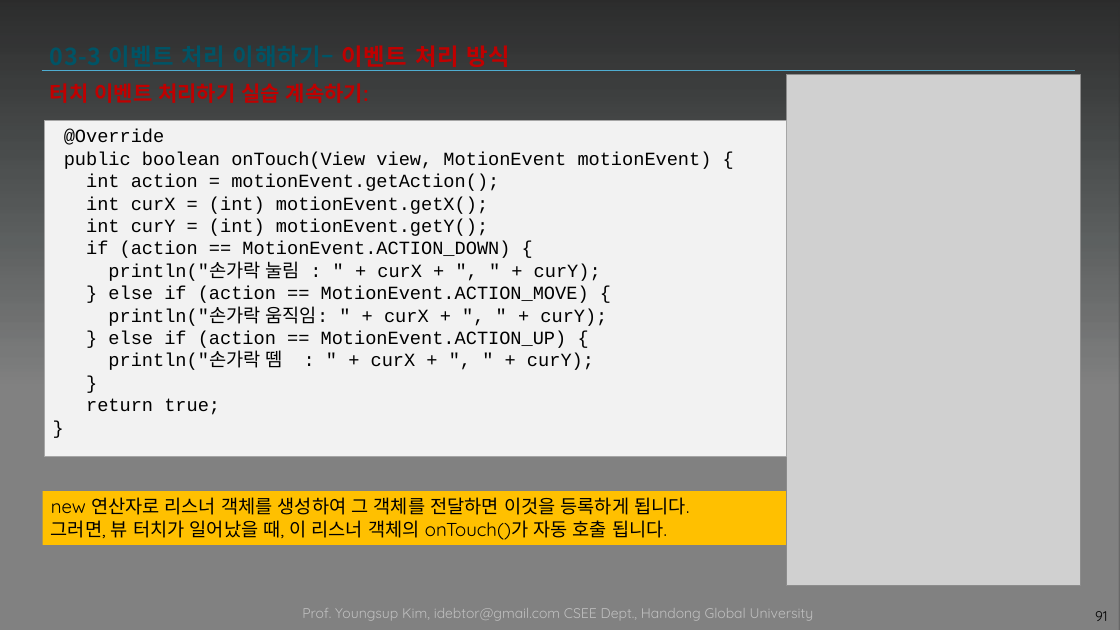
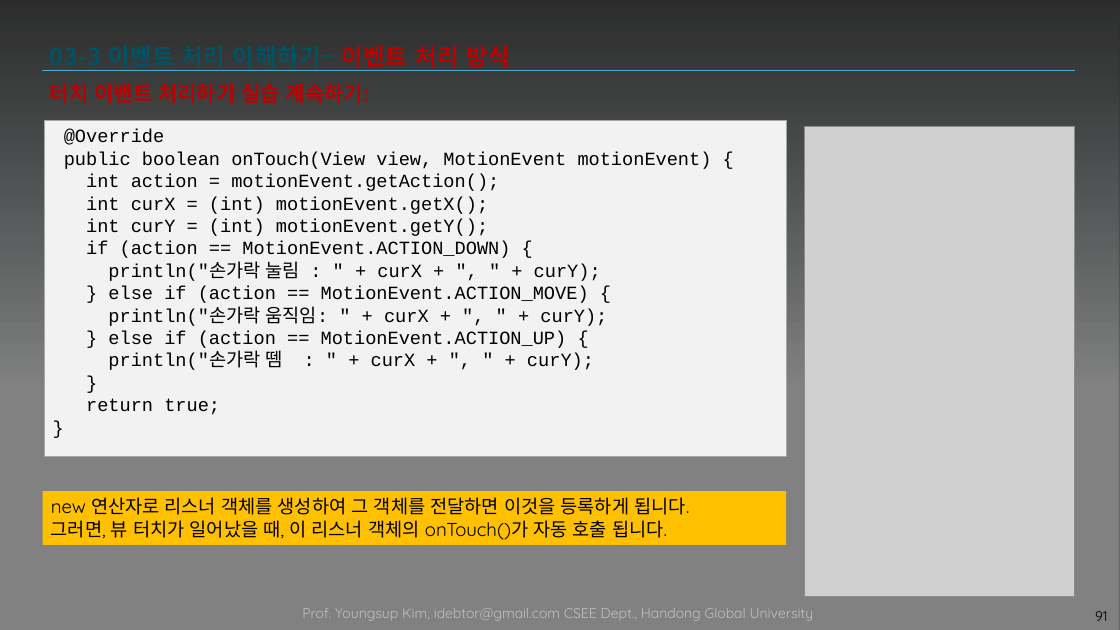
Before and after one commit to tae7841/HuStarAS, a slide deck: slide 91 of ppts/03Widget.pptx. Drawn at 1120x630 pixels with LibreOffice and Linux fonts; fonts in the diff are those of the drawing; grey boxes stand for pictures; background and template pictures are left out; a plain dark background stands for a picture behind light text. Boxes give left, top, right and bottom in pixels: in the first picture for what was removed or moved away, otherwise in the second. Text is boxed around its words. In the diff, an @@ line names an element or a change of style, - is before the commit and + after.

```diff
--- a/ppts/03Widget.pptx
+++ b/ppts/03Widget.pptx
@@ picture: place and size @@
-picture at <box>786,75,1081,586</box>
+picture at <box>805,127,1075,597</box>
@@ rectangle "new 연산자로 리스너 객체를 생성하여 ...": place and size @@
-rectangle "new 연산자로 리스너 객체를 생성하여 ..." at <box>43,492,834,545</box>
+rectangle "new 연산자로 리스너 객체를 생성하여 ..." at <box>43,492,786,545</box>
```
Also in this commit, not shown: 13 other slides changed, 1 slide added, 1 slide removed.
